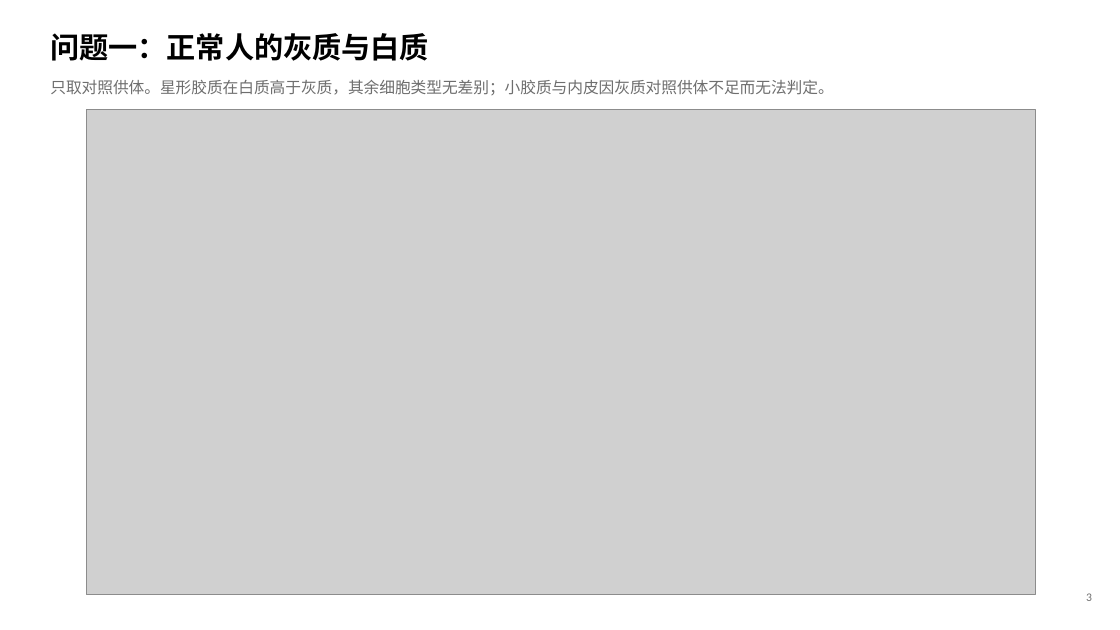
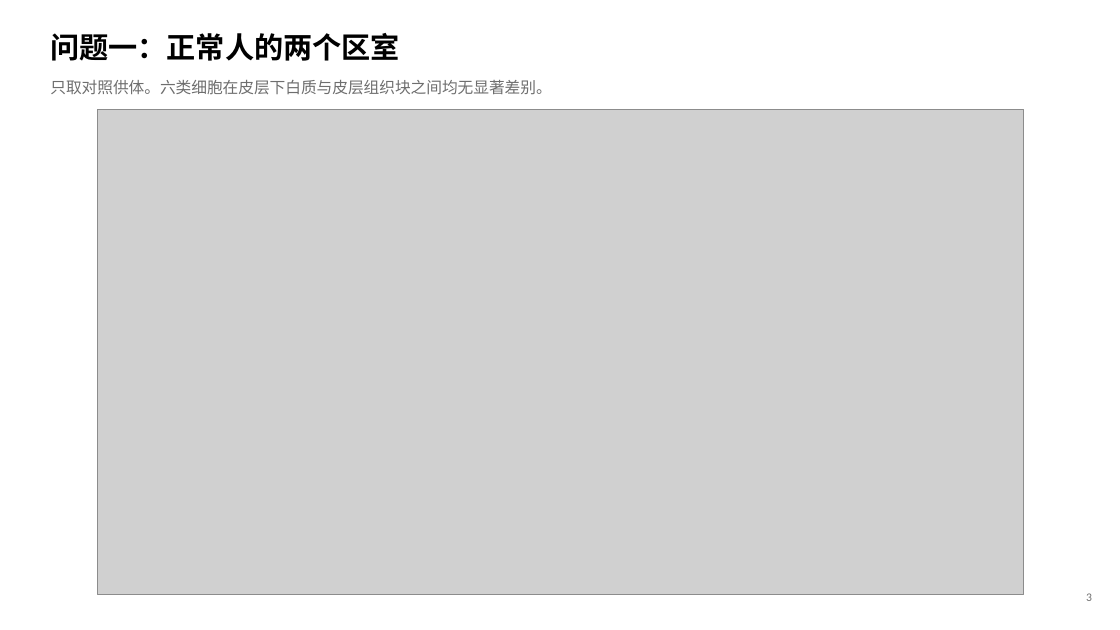
Before and after one commit to 7c96bzczcj-prog/aaa, a slide deck: slide 4 of results/mda5/MDA5_IFIH1_人脑与MS.pptx. Drawn at 1120x630 pixels with LibreOffice and Linux fonts; fonts in the diff are those of the drawing; grey boxes stand for pictures. Boxes give left, top, right and bottom in pixels: in the first picture for what was removed or moved away, otherwise in the second. Text is boxed around its words. In the diff, an @@ line names an element or a change of style, - is before the commit and + after.

```diff
--- a/results/mda5/MDA5_IFIH1_人脑与MS.pptx
+++ b/results/mda5/MDA5_IFIH1_人脑与MS.pptx
@@ text at bbox=[50, 33, 400, 61]: text changed @@
-问题一：正常人的灰质与白质
+问题一：正常人的两个区室
@@ text at bbox=[50, 80, 551, 94]: text changed @@
-只取对照供体。星形胶质在白质高于灰质，其余细胞类型无差别；小胶质与内皮因灰质对照供体不足而无法判定。
+只取对照供体。六类细胞在皮层下白质与皮层组织块之间均无显著差别。
@@ picture: place and size @@
-picture at bbox=[87, 109, 1035, 595]
+picture at bbox=[97, 109, 1024, 595]
```
Also in this commit, not shown: 8 other slides changed, 1 slide added, 13 other files.
